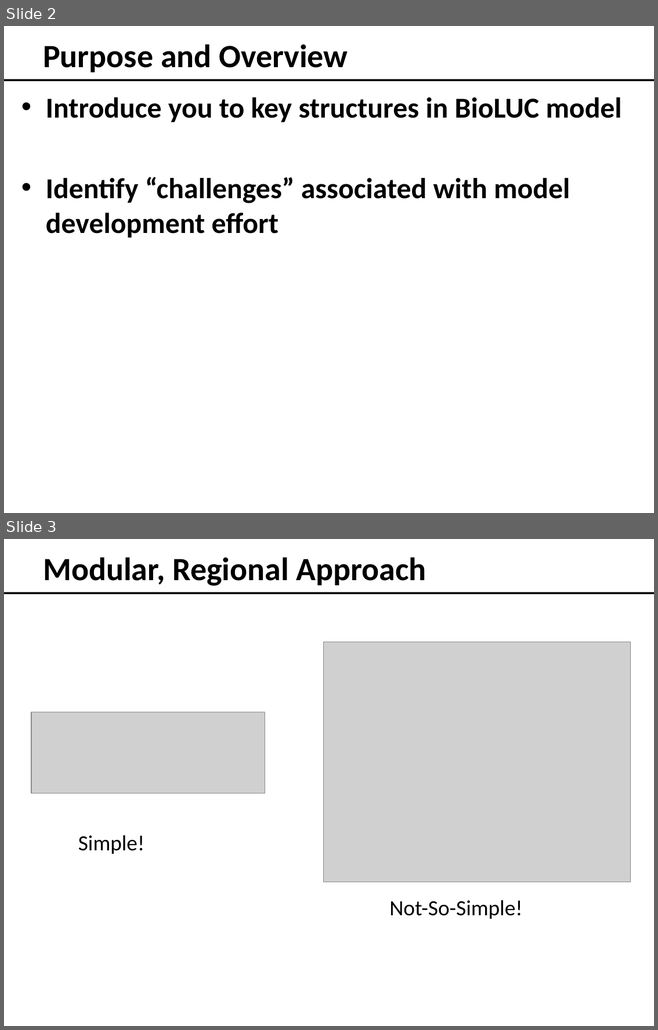
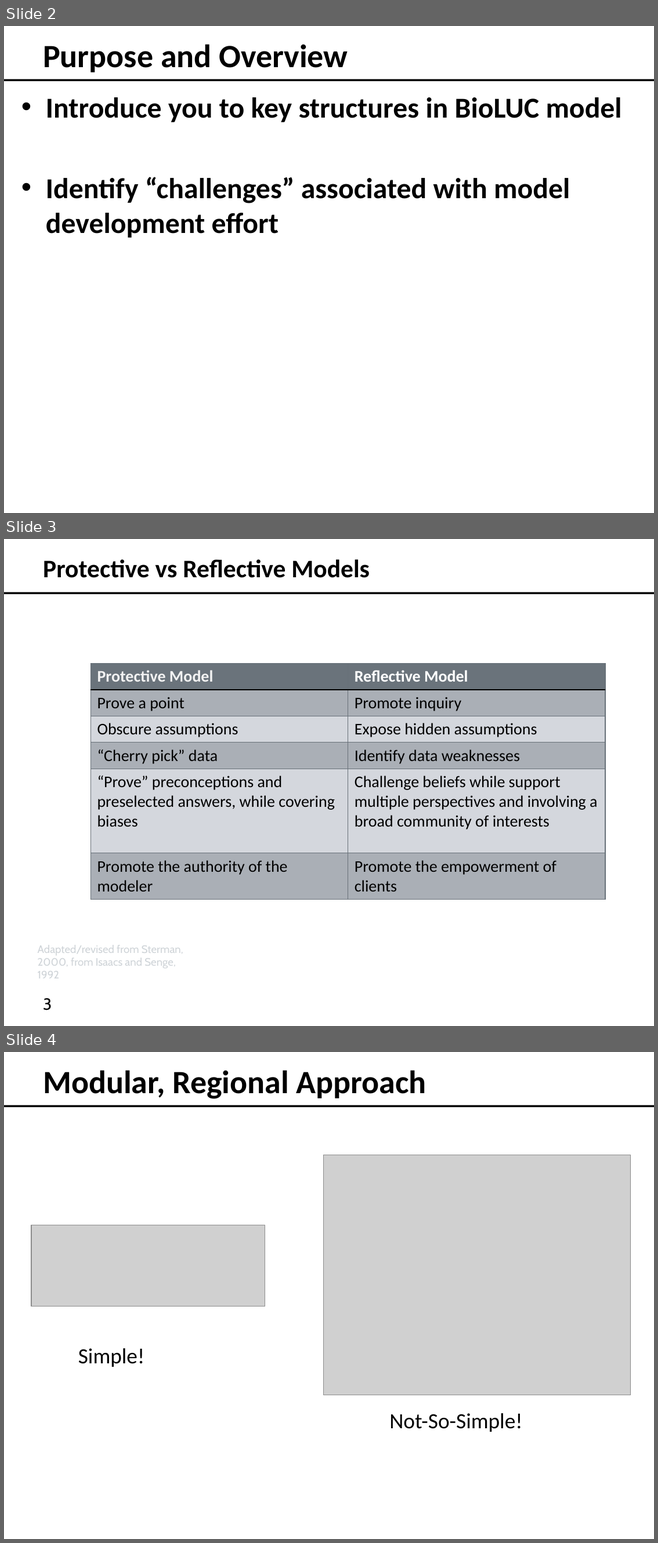
Before and after one commit to NREL/bioluc, a slide deck: documents/BioLUC Model Development.pptx. Shown one above the other, each under a label of ours: slides 2 and 3 before the commit, slides 2, 3 and 4 after it. The pictures are 658x1030 and 658x1543 pixels, drawn with LibreOffice and Linux fonts; fonts in the diff are those of the drawing; grey boxes stand for pictures; background and template pictures are left out. Boxes give left, top, right and bottom in pixels: in the first picture for what was removed or moved away, otherwise in the second. Text is boxed around its words. In the diff, an @@ line names an element or a change of style, - is before the commit and + after.

```diff
--- a/documents/BioLUC Model Development.pptx
+++ b/documents/BioLUC Model Development.pptx
@@ slide 3 added at box(4, 539, 654, 1026), background #FFFFFF; not listed: 2 template elements that a slide beside it also shows @@
@@ title added at box(43, 559, 369, 578), 28 pt, text #000000, bold @@
+Protective vs Reflective Models
@@ table added at box(90, 664, 605, 899), 6 rows, 2 columns @@
+Protective Model | Reflective Model
+Prove a point | Promote inquiry
+Obscure assumptions | Expose hidden assumptions
+“Cherry pick” data | Identify data weaknesses
+“Prove” preconceptions and preselected answers, while covering biases | Challenge beliefs while support multiple perspectives and involving a broad community of interests
+Promote the authority of the modeler | Promote the empowerment of clients
@@ text added at box(38, 945, 183, 979), 12 pt, text #CFD4D8 @@
+Adapted/revised from Sterman, 2000, from Isaacs and Senge, 1992
@@ page number added at box(43, 998, 52, 1011), 18 pt, text #000000 @@
+3
@@ what was slide 3 is now slide 4 @@
```
Also in this commit, not shown: 3 other files.
